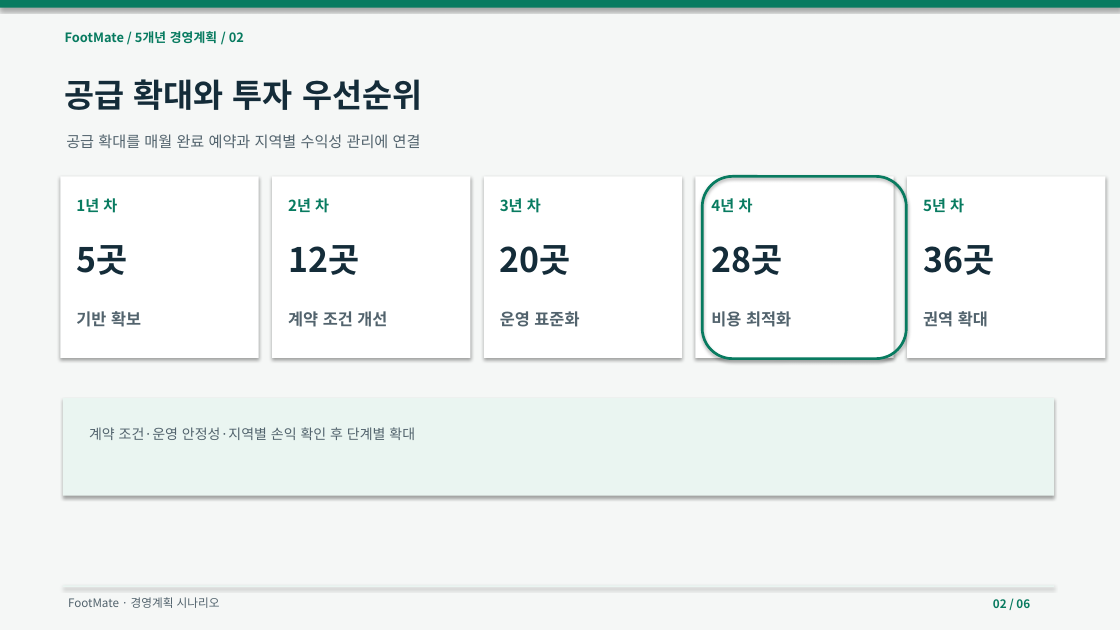
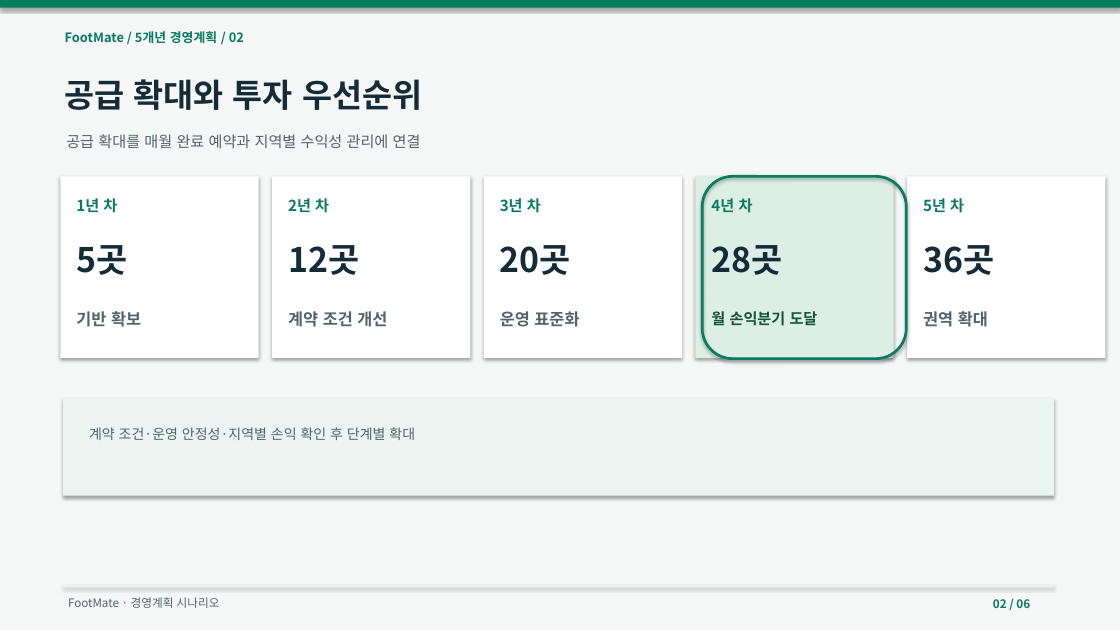
Before and after one commit to dohyunkimmm/footmate-case-study, a slide deck: slide 2 of src/case-study/downloads/footmate_5year_strategy.pptx. Drawn at 1120x630 pixels with LibreOffice and Linux fonts; fonts in the diff are those of the drawing. Boxes give left, top, right and bottom in pixels: in the first picture for what was removed or moved away, otherwise in the second. Text is boxed around its words. In the diff, an @@ line names an element or a change of style, - is before the commit and + after.

```diff
--- a/src/case-study/downloads/footmate_5year_strategy.pptx
+++ b/src/case-study/downloads/footmate_5year_strategy.pptx
@@ rectangle at (696,176,894,358): fill #FFFFFF to #DDEFE5 @@
@@ text at (711,309,818,329): text changed; size 14 to 13 pt; text colour #52636D to #13533D @@
-비용 최적화
+월 손익분기 도달
```
Also in this commit, not shown: 1 other slide changed, 6 other files.
